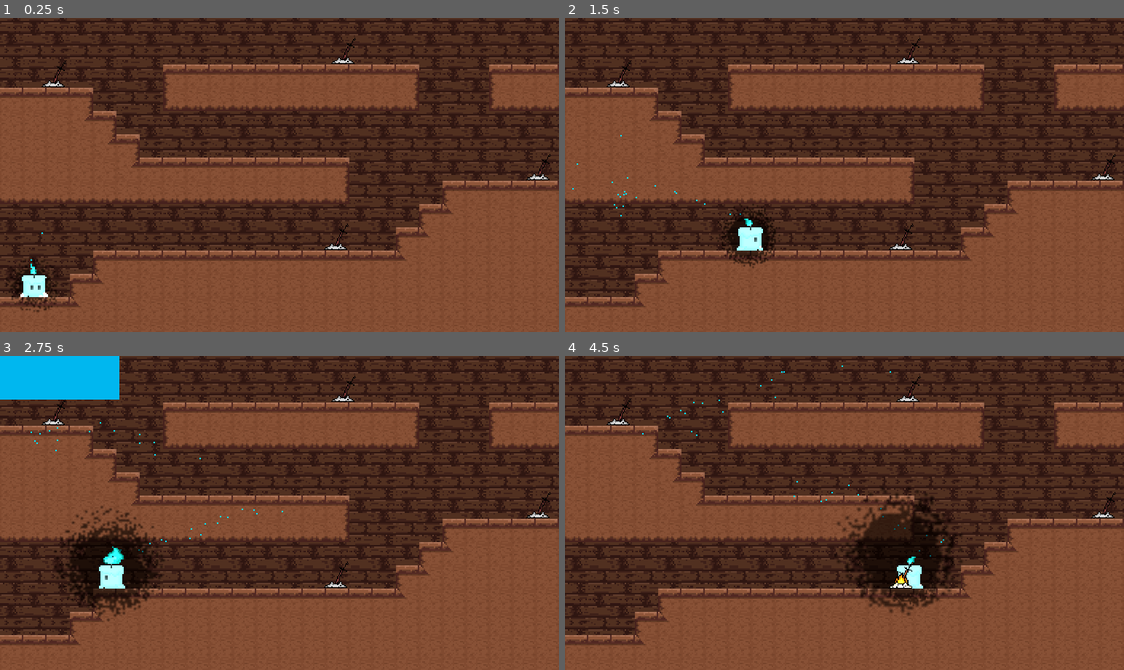
Above: before the commit, frames 1-4 (two rows, left to right).
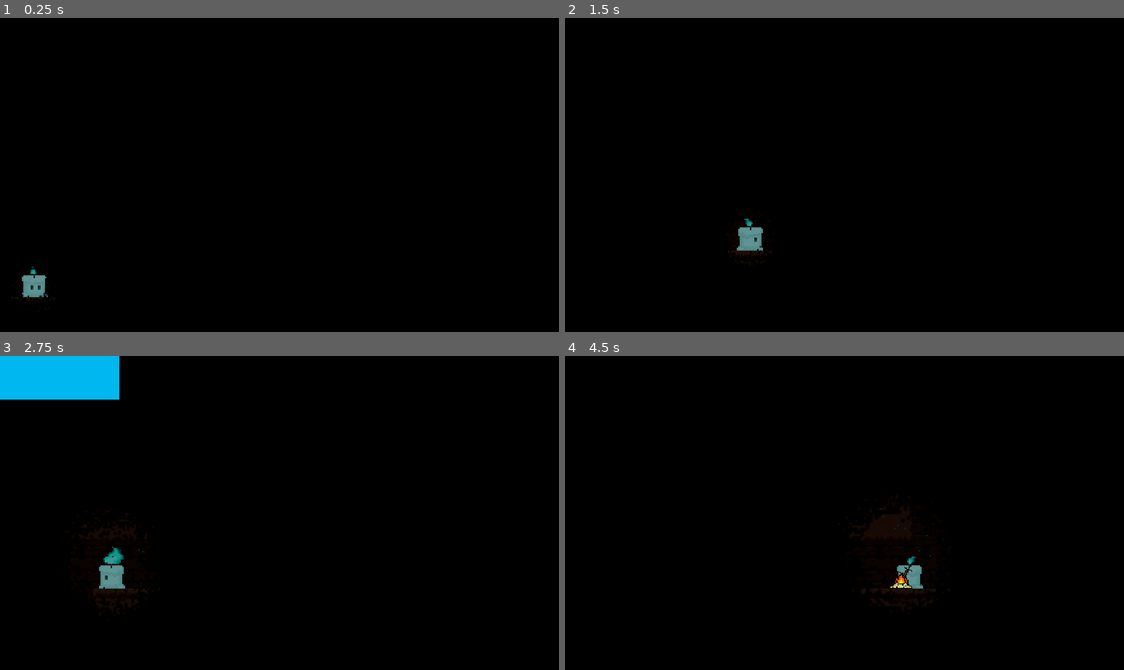
Above: after the commit, the same moments.

Repository: UlricBon/Unseen-Forces
Game: Godot game, scene res://Scene/level1.tscn
Two runs of this game, one before a commit and one after it. Both use one fixed random seed, a clock stepped at 60 frames per second and the inputs below. This scene is started directly instead of the project's main scene.
Inputs:
- Up to frame 1 (0.25 s): no input
- Up to frame 2 (1.5 s): hold Space (Interact) 0.53-1.28 s; hold D (Right) from 0.53 s (still down); tap W (Jump) at 0.77 s; tap Space (Interact) at 1.35 s
- Up to frame 3 (2.75 s): tap W (Jump) at 1.52 s; release D (Right) at 2.03 s; hold A (Left) from 2.03 s (still down); hold Space (Interact) from 2.03 s (still down)
- Up to frame 4 (4.5 s): release A (Left) at 2.78 s; release Space (Interact) at 2.78 s; hold D (Right) 2.78-4.28 s; tap Space (Interact) at 2.85, 4.35 s; tap W (Jump) at 3.02, 3.77 s; hold Space (Interact) 3.53-4.28 s; hold A (Left) from 4.28 s (still down)

The runs differ from the first frame. In frame 1, 100% of the frame differs, in the area x 0-100%, y 0-100%; in frame 2, 99%; in frame 3, 95%; in frame 4, 98%.

Commit message:
la lng

Diff:
--- a/Scene/level1.tscn
+++ b/Scene/level1.tscn
@@ -1525,7 +1525,6 @@
 position = Vector2(-280, -91)
 
 [node name="CanvasModulate" type="CanvasModulate" parent="."]
-visible = false
 color = Color(0, 0, 0, 1)
 
 [node name="Torch" type="Node" parent="."]
--- a/Scene/light/Light.tscn
+++ b/Scene/light/Light.tscn
@@ -4,7 +4,7 @@
 [ext_resource type="Script" path="res://Scene/light/Light.gd" id="2_h8eeb"]
 
 [node name="Light" type="PointLight2D"]
-energy = 0.4
+energy = 0.2
 blend_mode = 2
 texture = ExtResource("1_4ibxw")
 texture_scale = 0.2
Not shown: 1 places in Scene/door.tscn that only renumber resources
Not shown: 2 places in Scene/level1.tscn that only renumber resources
Not shown: 2 places in Scene/level2.tscn that only renumber resources
Not shown, added: assets/sprites/door_closed.png.import
Not shown, added: assets/sprites/door_opened.png.import
